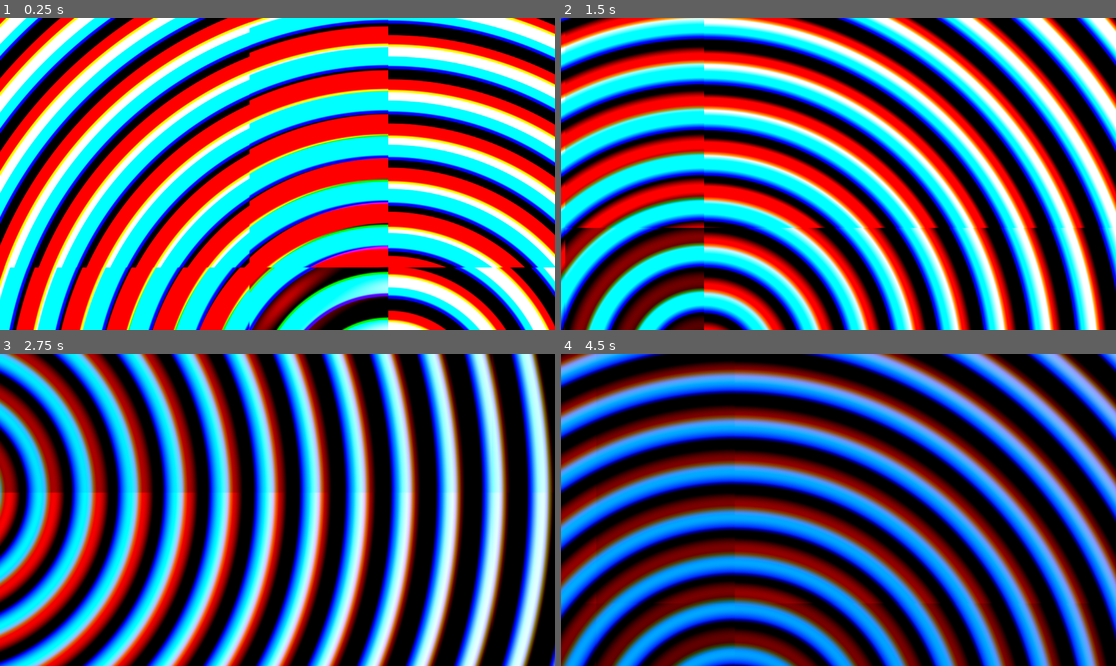
Above: before the commit, frames 1-4 (two rows, left to right).
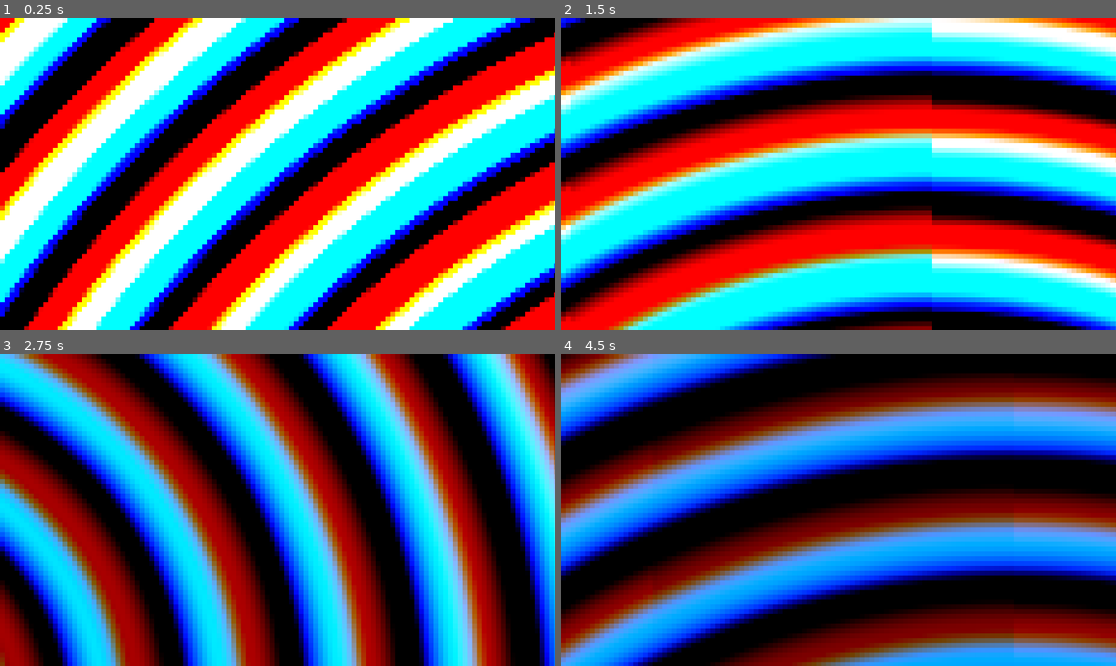
Above: after the commit, the same moments.

Repository: trevyn/shadertest
Game: Godot game, scene res://main.tscn
Same seed, same stepped clock (60 frames per second), same inputs: the game is played once before the commit and once after it. The engine's default icon, where the game draws it, is replaced by a stand-in: a white triangle on a blue panel in a dark square.
Inputs:
- Up to frame 1 (0.25 s): no input
- Up to frame 2 (1.5 s): hold D (right) 0.53-1.28 s; hold S (down) from 1.28 s (still down)
- Up to frame 3 (2.75 s): release S (down) at 2.03 s; hold D (right) from 2.03 s (still down)
- Up to frame 4 (4.5 s): release D (right) at 2.78 s; hold W (up) 2.78-3.53 s; hold A (left) from 3.53 s (still down)

The runs differ from the first frame. In frame 1, 82% of the frame differs, in the area x 0-100%, y 0-100%; in frame 2, 91%; in frame 3, 91%; in frame 4, 89%.

Commit message:
pixel zoom

Diff:
--- a/main.tscn
+++ b/main.tscn
@@ -11,10 +11,18 @@
 shader_parameter/pos = Vector2(0, 0)
 
 [node name="Node2D" type="Node2D"]
+scale = Vector2(10, 10)
 
-[node name="Sprite2D" type="Sprite2D" parent="."]
+[node name="SubViewportContainer" type="SubViewportContainer" parent="."]
+texture_filter = 1
+offset_right = 40.0
+offset_bottom = 40.0
+
+[node name="SubViewport" type="SubViewport" parent="SubViewportContainer"]
+size = Vector2i(300, 300)
+
+[node name="Sprite2D" type="Sprite2D" parent="SubViewportContainer/SubViewport"]
 material = SubResource("ShaderMaterial_8puxc")
-position = Vector2(2.08165e-12, 2.08165e-12)
 scale = Vector2(20, 20)
 texture = ExtResource("2_1scnd")
 centered = false
